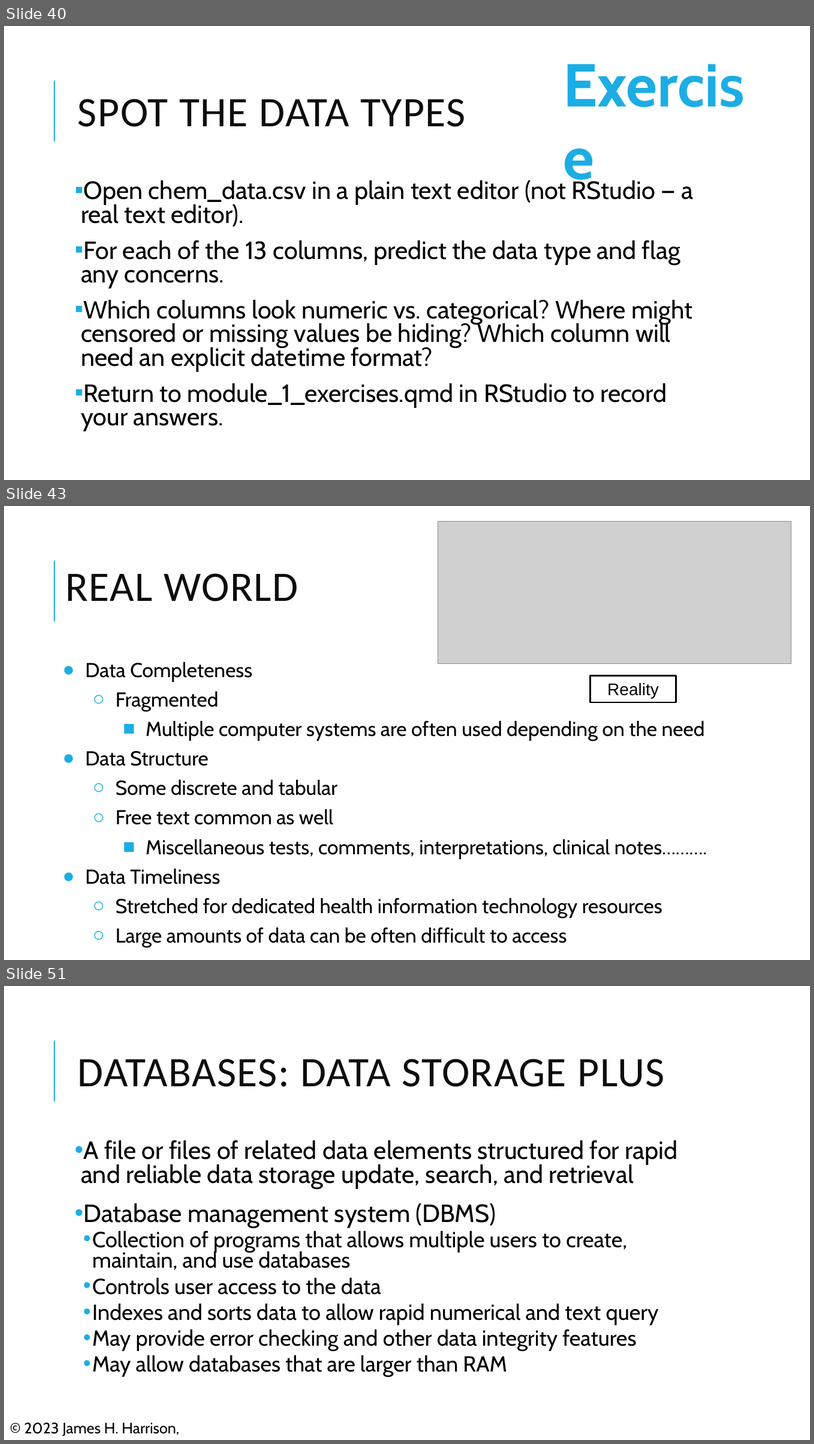
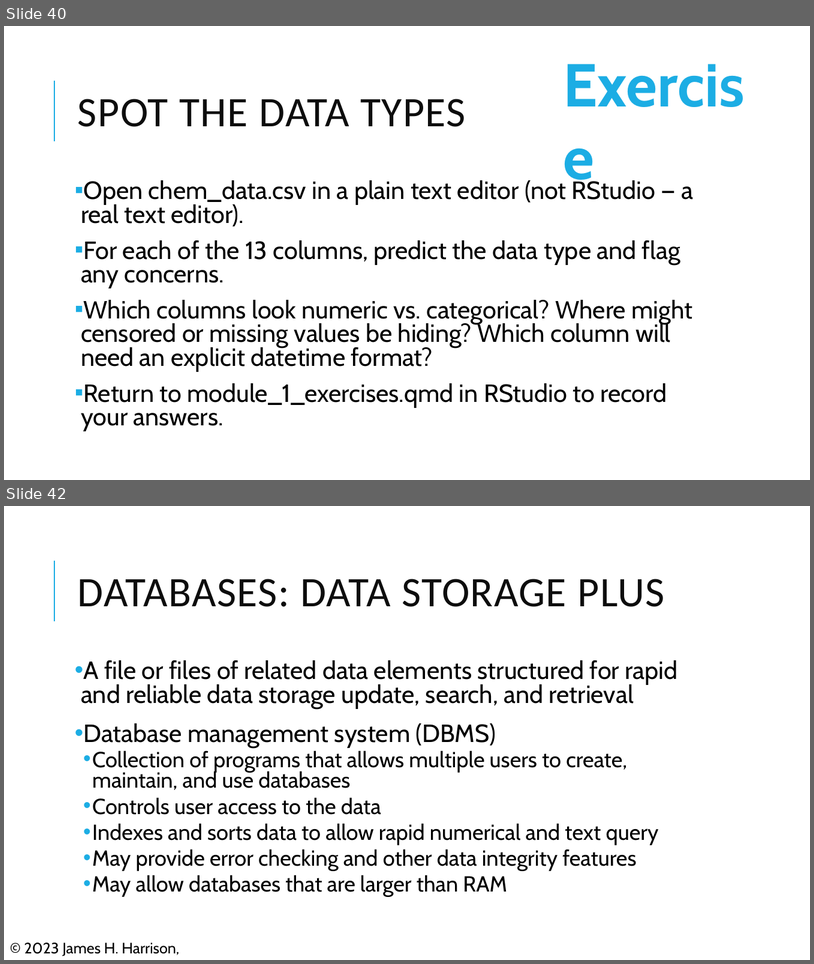
Before and after one commit to pcmathias/MSACL-data-literacy, a slide deck: updates_2026/presentations/Module 1 Slides.pptx. Shown one above the other, each under a label of ours: slides 40, 43 and 51 before the commit, slides 40 and 42 after it; the slides between them are not shown. The pictures are 814x1444 and 814x964 pixels, drawn with LibreOffice and Linux fonts; fonts in the diff are those of the drawing; grey boxes stand for pictures; background and template pictures are left out. Boxes give left, top, right and bottom in pixels: in the first picture for what was removed or moved away, otherwise in the second. Text is boxed around its words. In the diff, an @@ line names an element or a change of style, - is before the commit and + after.

```diff
--- a/updates_2026/presentations/Module 1 Slides.pptx
+++ b/updates_2026/presentations/Module 1 Slides.pptx
@@ slide 43 removed at <box>4,506,810,960</box>, background #FFFFFF; not listed: 1 template element that a slide beside it also shows @@
@@ picture removed at <box>438,521,792,664</box> @@
@@ title removed at <box>65,573,298,601</box> @@
-REAL WORLD
@@ text removed at <box>85,661,707,947</box> @@
-● Data Completeness
-  ○ Fragmented
-    ■ Multiple computer systems are often used depending on the need
-● Data Structure
-  ○ Some discrete and tabular
-  ○ Free text common as well
-    ■ Miscellaneous tests, comments, interpretations, clinical notes……….
-● Data Timeliness
-  ○ Stretched for dedicated health information technology resources
-  ○ Large amounts of data can be often difficult to access
@@ rectangle removed at <box>591,676,677,703</box> @@
-Reality
@@ what was slide 51 is now slide 42 @@
```
Also in this commit, not shown: 8 other slides removed, 2 other files.
